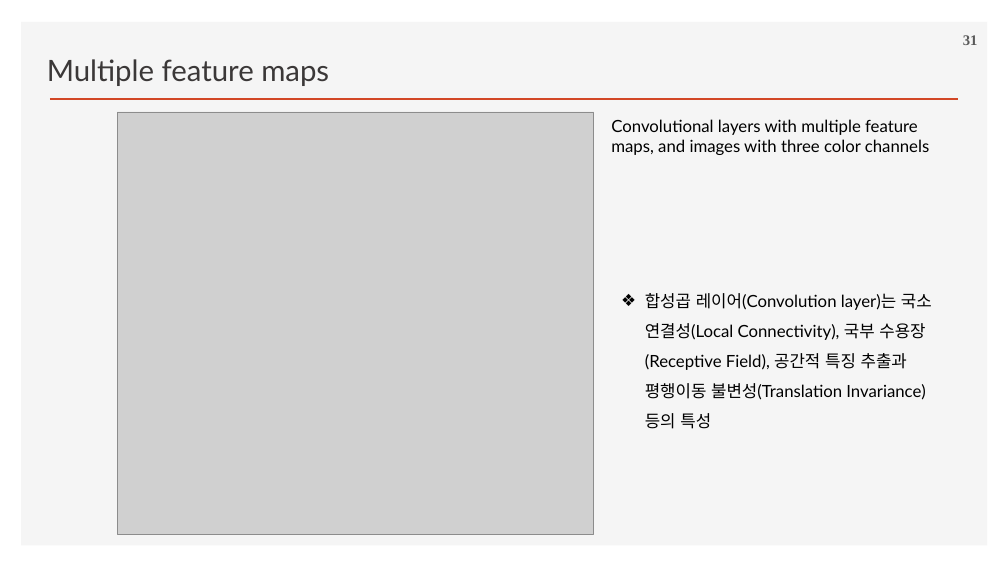
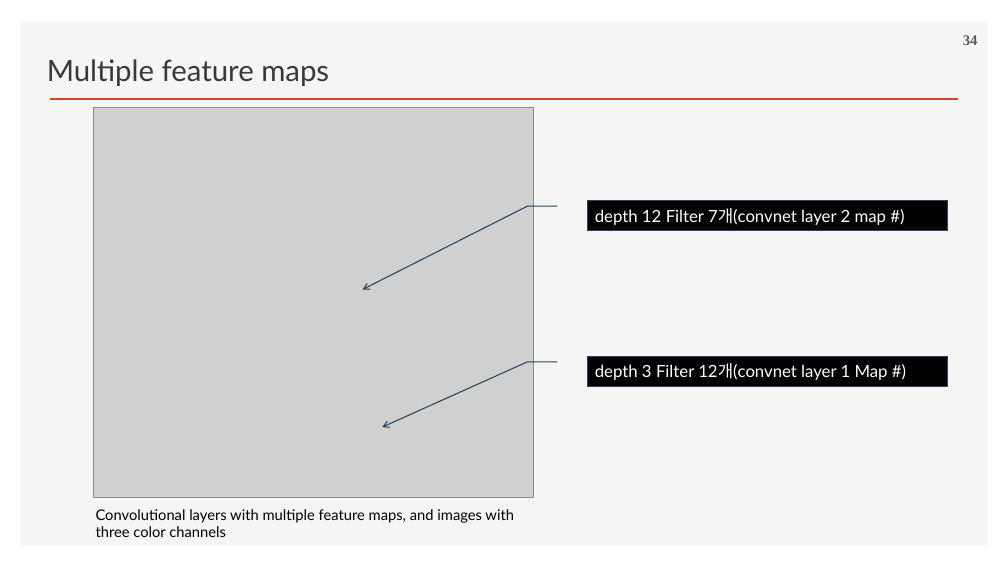
Before and after one commit to ancestor9/2026_Fall_Deep-Learning-with-Python, a slide deck: slide 34 of Chapter 08 Image Classification.pptx (slide 31 before the commit). Drawn at 1008x567 pixels with LibreOffice and Linux fonts; fonts in the diff are those of the drawing; grey boxes stand for pictures; background and template pictures are left out. Boxes give left, top, right and bottom in pixels: in the first picture for what was removed or moved away, otherwise in the second. Text is boxed around its words. In the diff, an @@ line names an element or a change of style, - is before the commit and + after.

```diff
--- a/Chapter 08 Image Classification.pptx
+++ b/Chapter 08 Image Classification.pptx
@@ page number at box(963, 35, 978, 45): text changed @@
-31
+34
@@ picture: place and size @@
-picture at box(117, 112, 594, 535)
+picture at box(94, 107, 533, 497)
@@ border callout added at box(588, 200, 948, 231), fill #000000, outline #28445D 1 pt, 16 pt, text #FFFFFF @@
+depth 12 Filter 7개(convnet layer 2 map #)
@@ text removed at box(645, 293, 932, 429) @@
-❖ 합성곱 레이어(Convolution layer)는 국소 연결성(Local Connectivity), 국부 수용장(Receptive Field), 공간적 특징 추출과 평행이동 불변성(Translation Invariance) 등의 특성
@@ border callout added at box(588, 356, 948, 386), fill #000000, outline #28445D 1 pt, 16 pt, text #FFFFFF @@
+depth 3 Filter 12개(convnet layer 1 Map #)
@@ text "Convolutional layers with multiple feature ...": place and size @@
-text "Convolutional layers with multiple feature ..." at box(611, 119, 929, 155)
+text "Convolutional layers with multiple feature ..." at box(96, 509, 514, 537)
@@ text "Convolutional layers with multiple feature ..." at box(96, 509, 514, 537): size 16 to 14 pt @@
```
Also in this commit, not shown: 17 other slides changed, 3 slides added.
